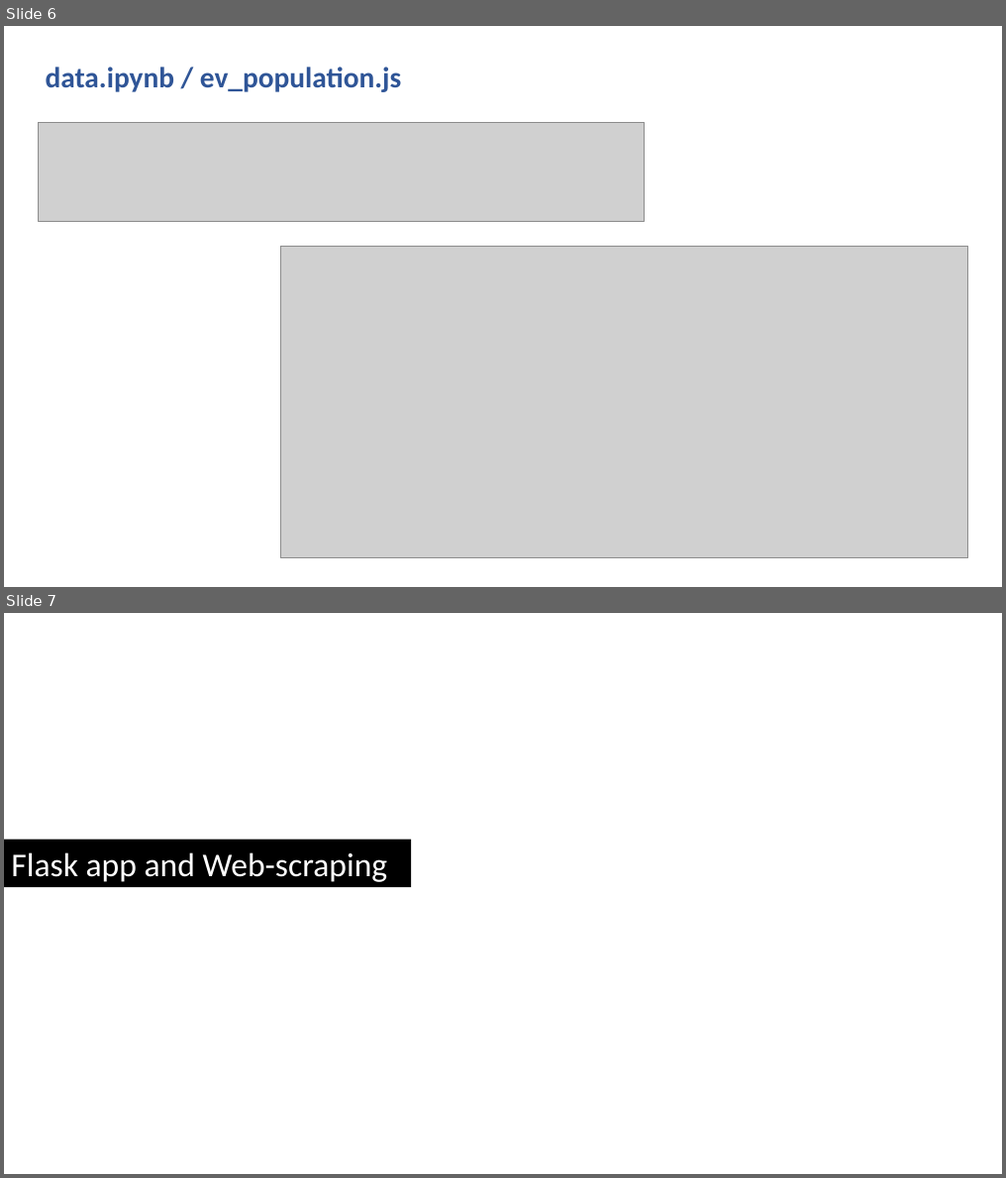
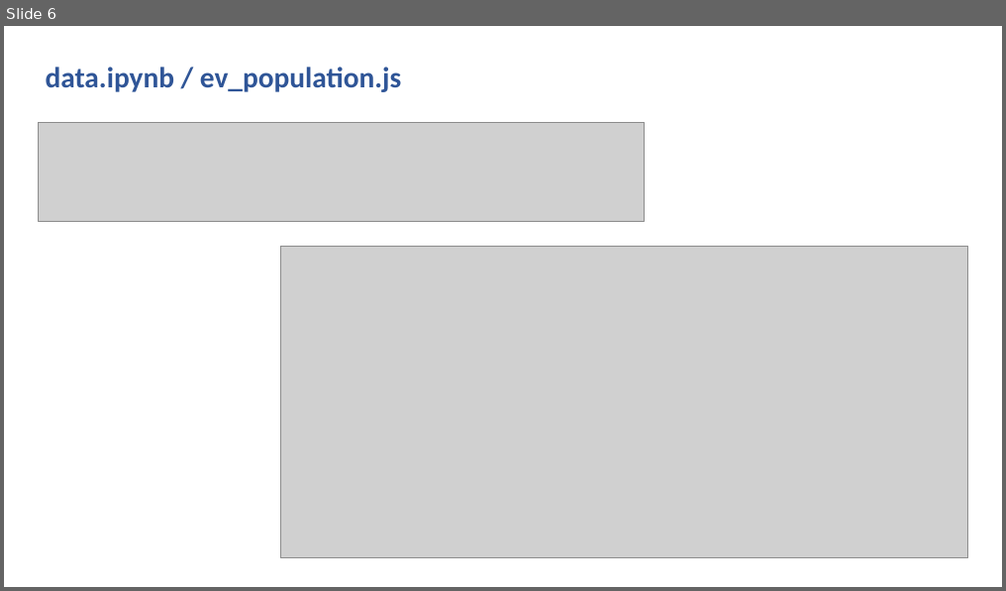
Before and after one commit to sissa81/legendary-system, a slide deck: Presentation/legendary-system.pptx. Shown one above the other, each under a label of ours: slides 6 and 7 before the commit, slide 6 after it. The pictures are 1006x1178 and 1006x591 pixels, drawn with LibreOffice and Linux fonts; fonts in the diff are those of the drawing; grey boxes stand for pictures; background and template pictures are left out. Boxes give left, top, right and bottom in pixels: in the first picture for what was removed or moved away, otherwise in the second. Text is boxed around its words. In the diff, an @@ line names an element or a change of style, - is before the commit and + after.

```diff
--- a/Presentation/legendary-system.pptx
+++ b/Presentation/legendary-system.pptx
@@ slide 7 removed at [4,613,1002,1174], background picture (left out) @@
@@ rectangle removed at [4,840,411,888] @@
-Flask app and Web-scraping
```
Also in this commit, not shown: 4 slides changed, 3 slides added, 2 other slides removed.
